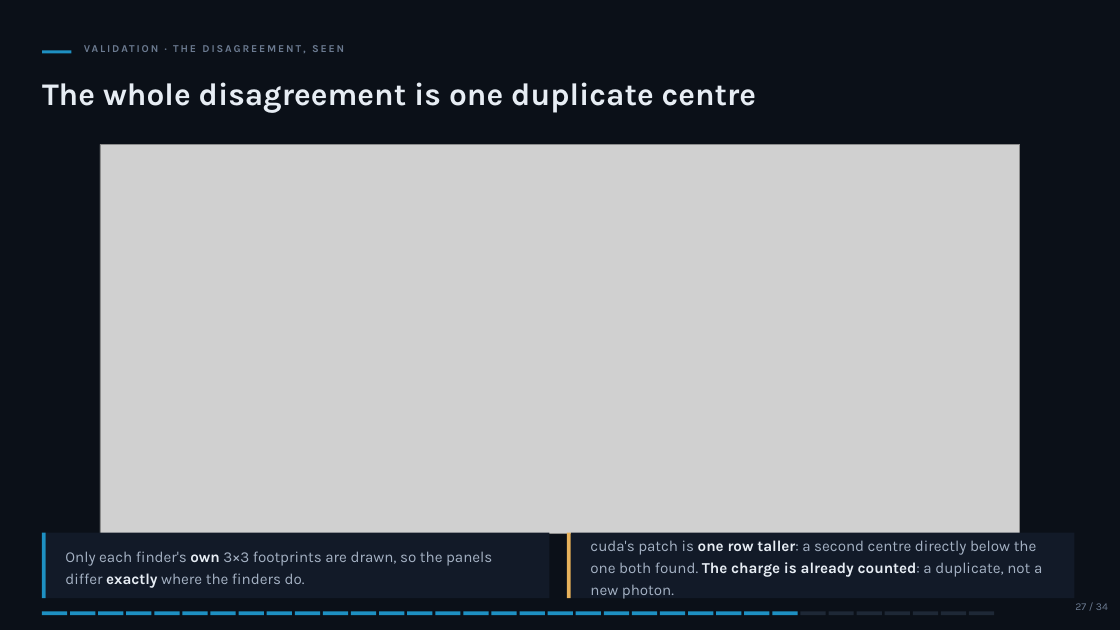
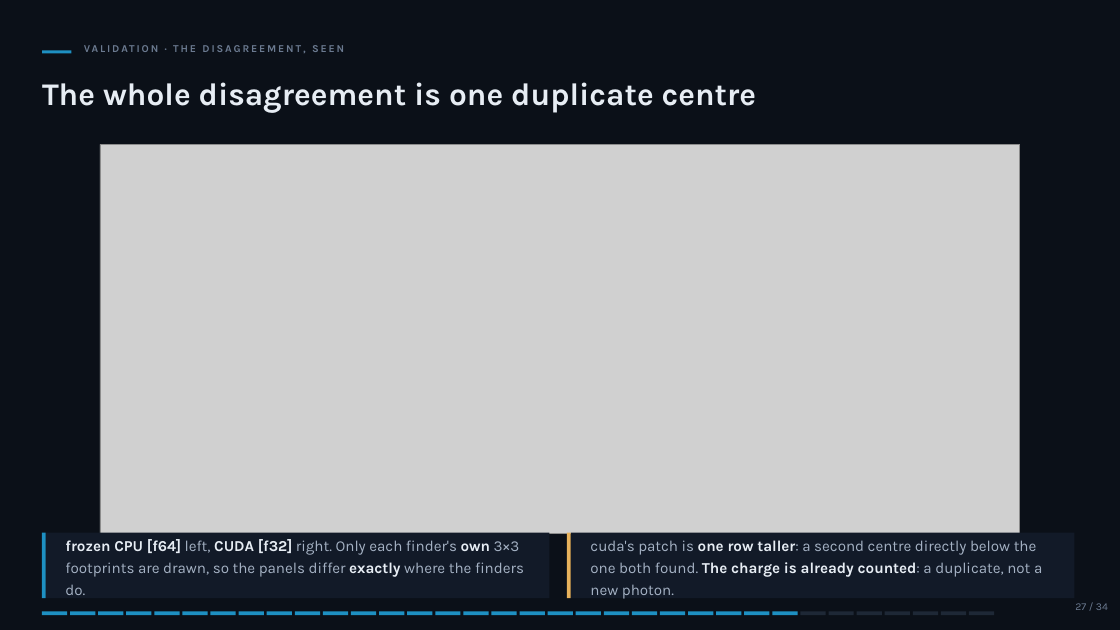
Before and after one commit to slsdetectorgroup/aare, a slide deck: slide 33 of docs/cf_cuda_performance.pptx. Drawn at 1120x630 pixels with LibreOffice and Linux fonts; fonts in the diff are those of the drawing; grey boxes stand for pictures. Boxes give left, top, right and bottom in pixels: in the first picture for what was removed or moved away, otherwise in the second. Text is boxed around its words. In the diff, an @@ line names an element or a change of style, - is before the commit and + after.

```diff
--- a/docs/cf_cuda_performance.pptx
+++ b/docs/cf_cuda_performance.pptx
@@ text at (x1=65, y1=539, x2=524, y2=595): text changed @@
-Only each finder's own 3×3 footprints are drawn, so the panels differ exactly where the finders do.
+frozen CPU [f64] left, CUDA [f32] right. Only each finder's own 3×3 footprints are drawn, so the panels differ exactly where the finders do.
```
Also in this commit, not shown: 3 other slides changed, 2 other files.
